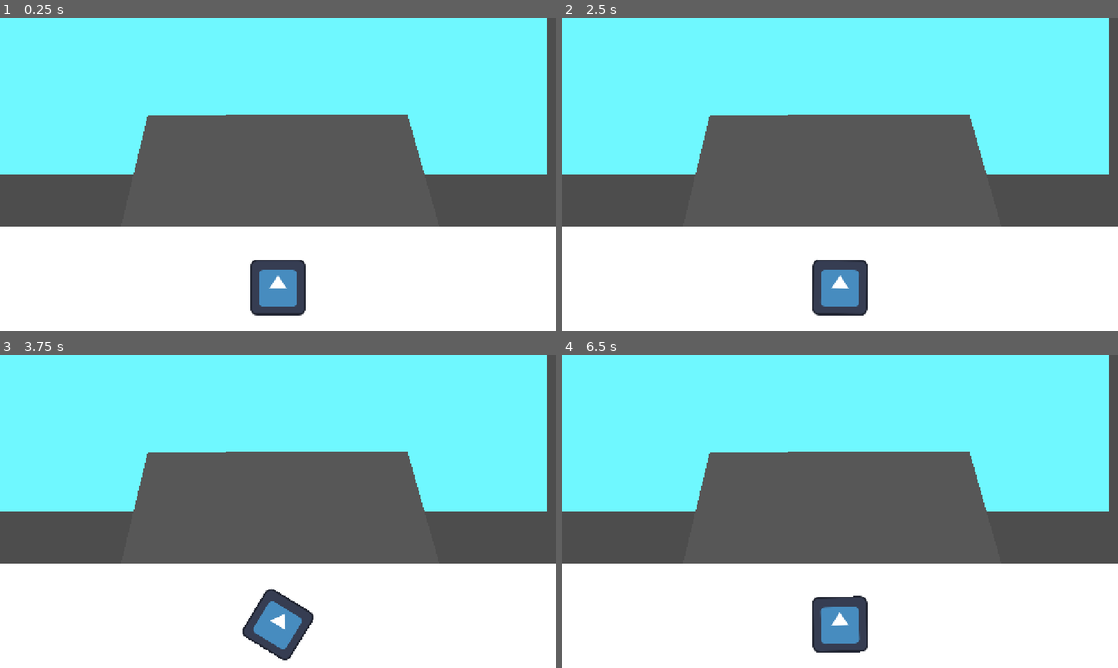
Above: before the commit, frames 1-4 (two rows, left to right).
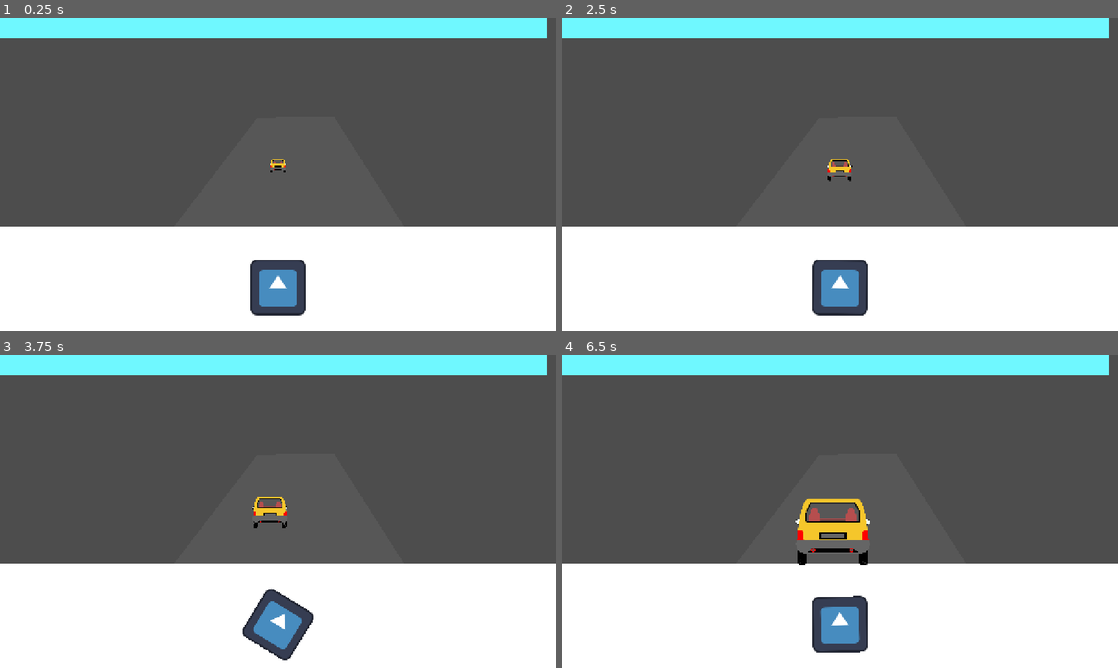
Above: after the commit, the same moments.

Repository: Armaan240/dash-board
Game: Godot game, scene res://game/main.tscn
Same seed, same stepped clock (60 frames per second), same inputs: the game is played once before the commit and once after it. The engine's default icon, where the game draws it, is replaced by a stand-in: a white triangle on a blue panel in a dark square.
Inputs (mouse positions are in pixels of both pictures, inside the frame that each line leads up to):
- Up to frame 1 (0.25 s): no input
- Up to frame 2 (2.5 s): tap Enter at 0.5 s; move the mouse to (867, 174) at 0.52 s; hold Up (ui_up) from 0.53 s (still down); move the mouse to (812, 174) at 1.27 s; move the mouse to (851, 168) at 2.02 s
- Up to frame 3 (3.75 s): keep holding Up (ui_up); tap Space at 2.75 s; move the mouse to (272, 517) at 2.77 s; move the mouse to (316, 514) at 3.52 s
- Up to frame 4 (6.5 s): keep holding Up (ui_up); move the mouse to (795, 508) at 4.27 s; move the mouse to (845, 511) at 5.02 s; move the mouse to (817, 505) at 5.77 s

The runs differ from the first frame. In frame 1, 33% of the frame differs, in the area x 0-99%, y 6-50%; in frame 2, 34%; in frame 3, 34%; in frame 4, 35%, in the area x 0-99%, y 6-68%.

Commit message:
made car sprite and would be adding road next :D

Diff:
--- /dev/null
+++ b/game/main.gd
@@ -0,0 +1,10 @@
+extends Node2D
+
+var speed := 0.5
+var steer := 0.0
+
+func _process(delta):
+	if Input.is_action_pressed("ui_up"):
+		speed = move_toward(speed, 1.0, delta * 0.3)
+	else:
+		speed = move_toward(speed, 0.4, delta * 0.2)
--- a/game/main.tscn
+++ b/game/main.tscn
@@ -1,18 +1,21 @@
 [gd_scene format=3 uid="uid://d3wa1fve42dvb"]
 
 [ext_resource type="Texture2D" uid="uid://dv776vjne8f4f" path="res://icon.svg" id="1_oa506"]
+[ext_resource type="Script" uid="uid://dm7lyfsg5bsva" path="res://game/main.gd" id="1_vop5m"]
 [ext_resource type="Script" uid="uid://c5ter8cac74al" path="res://game/steer.gd" id="2_xtpaf"]
+[ext_resource type="PackedScene" uid="uid://pw4ket3wwr50" path="res://game/traffic.tscn" id="3_emt18"]
 
 [node name="main" type="Node2D" unique_id=1447248174]
+script = ExtResource("1_vop5m")
 
 [node name="sky" type="ColorRect" parent="." unique_id=1418261381]
 offset_right = 1260.0
-offset_bottom = 360.0
+offset_bottom = 47.0
 color = Color(0.43576503, 0.97126406, 1, 1)
 
 [node name="Polygon2D" type="Polygon2D" parent="." unique_id=752862072]
 color = Color(0.34407577, 0.34407574, 0.34407574, 1)
-polygon = PackedVector2Array(340, 224, 938, 222, 1077, 710, 223, 712)
+polygon = PackedVector2Array(593, 229, 769, 227, 1077, 710, 223, 712)
 
 [node name="traffic" type="Node" parent="." unique_id=224468794]
 
@@ -25,3 +28,7 @@
 position = Vector2(640, 620)
 texture = ExtResource("1_oa506")
 script = ExtResource("2_xtpaf")
+
+[node name="Traffic" type="Node" parent="." unique_id=729154072]
+
+[node name="traffic" parent="Traffic" unique_id=579190077 instance=ExtResource("3_emt18")]
--- a/game/steer.gd
+++ b/game/steer.gd
@@ -17,3 +17,4 @@
 func _process(delta):
 	steer = move_toward(steer, 0.0, delta * 0.3)
 	rotation = lerp_angle(rotation, steer * deg_to_rad(120), delta * 10)
+	get_tree().current_scene.steer = steer
--- /dev/null
+++ b/game/traffic.gd
@@ -0,0 +1,20 @@
+extends Node2D
+
+var depth := 0.0
+var lane_offset := 0.0
+var drift := -60.0
+const HORIZON_Y := 340.0
+const BOTTOM_Y := 500.0
+const VANISH_X := 640.0
+
+@onready var main = get_tree().current_scene
+@onready var sprite = $Sprite
+
+func _process(delta):
+	depth += delta * 0.1
+	var t = depth * depth
+	scale = Vector2.ONE * lerp(0.1, 1.0, t)
+	position.y = lerp(HORIZON_Y, BOTTOM_Y, t)
+	position.x = VANISH_X + (lane_offset + drift * depth - main.steer * 400.0) * t
+	if depth > 1.2:
+		queue_free()
--- /dev/null
+++ b/game/traffic.tscn
@@ -0,0 +1,35 @@
+[gd_scene format=3 uid="uid://pw4ket3wwr50"]
+
+[ext_resource type="Script" uid="uid://bptaraqcuvawb" path="res://game/traffic.gd" id="1_rhsvh"]
+[ext_resource type="Texture2D" uid="uid://dum5j371fbnfr" path="res://art/yellow/sprite_0.png" id="2_wxf7d"]
+[ext_resource type="Texture2D" uid="uid://bhml6akemxdy6" path="res://art/yellow/sprite_1.png" id="3_jtjqi"]
+[ext_resource type="Texture2D" uid="uid://clud6g67lyrde" path="res://art/yellow/sprite_2.png" id="4_fqfbh"]
+[ext_resource type="Texture2D" uid="uid://bl235rirjov0d" path="res://art/yellow/sprite_3.png" id="5_bfr1f"]
+
+[sub_resource type="SpriteFrames" id="SpriteFrames_20xp4"]
+animations = [{
+"frames": [{
+"duration": 1.0,
+"texture": ExtResource("2_wxf7d")
+}, {
+"duration": 1.0,
+"texture": ExtResource("3_jtjqi")
+}, {
+"duration": 1.0,
+"texture": ExtResource("4_fqfbh")
+}, {
+"duration": 1.0,
+"texture": ExtResource("5_bfr1f")
+}],
+"loop": 1,
+"name": &"default",
+"speed": 5.0
+}]
+
+[node name="traffic" type="Node2D" unique_id=579190077]
+script = ExtResource("1_rhsvh")
+
+[node name="Sprite" type="AnimatedSprite2D" parent="." unique_id=623847048]
+sprite_frames = SubResource("SpriteFrames_20xp4")
+autoplay = "default"
+frame_progress = 0.39929214
Binary file added: art/yellow/sprite_0.png
Not shown, added: art/yellow/sprite_0.png.import
Binary file added: art/yellow/sprite_1.png
Not shown, added: art/yellow/sprite_1.png.import
Binary file added: art/yellow/sprite_2.png
Not shown, added: art/yellow/sprite_2.png.import
Binary file added: art/yellow/sprite_3.png
Not shown, added: art/yellow/sprite_3.png.import
Not shown, added: game/main.gd.uid
Not shown, added: game/traffic.gd.uid
